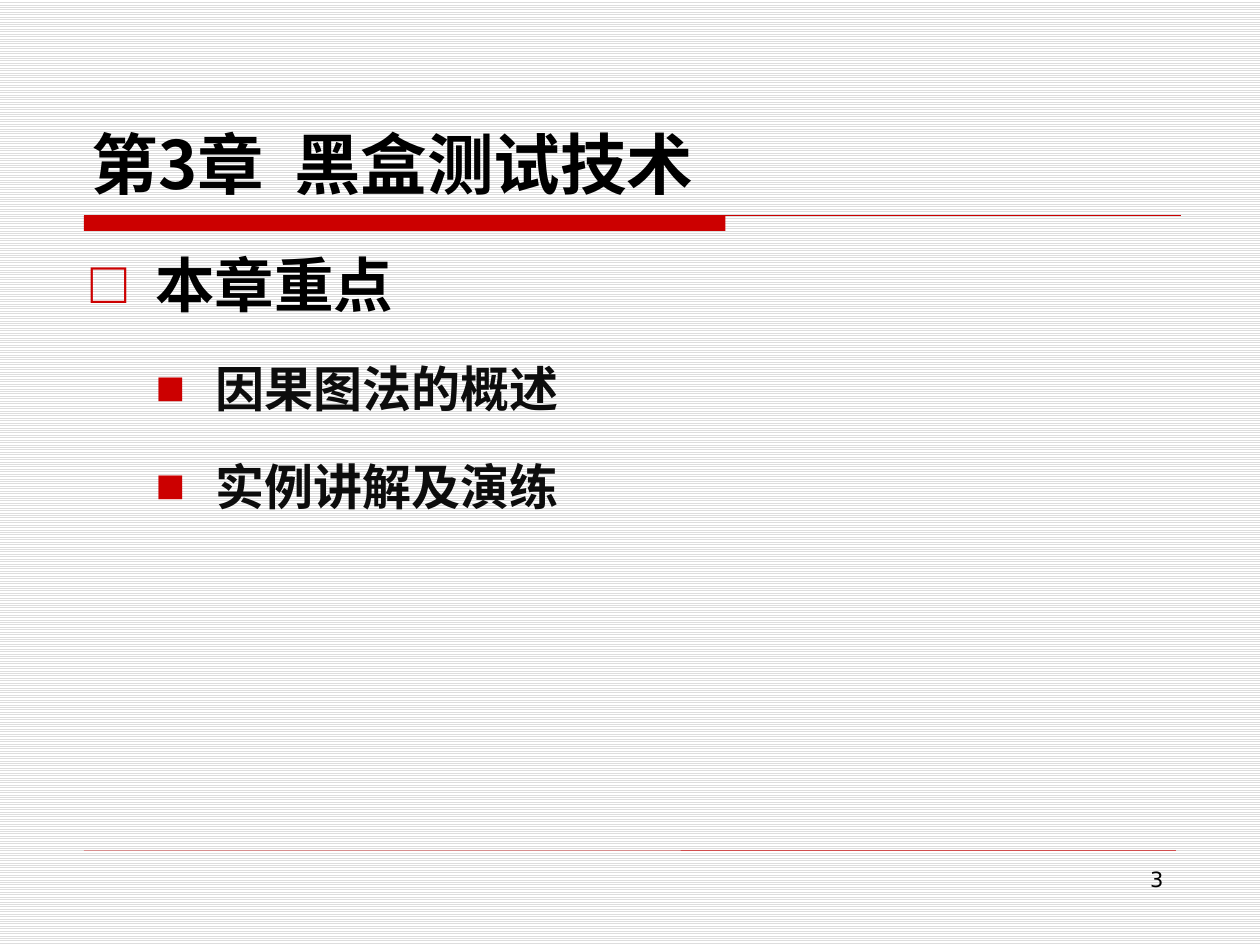
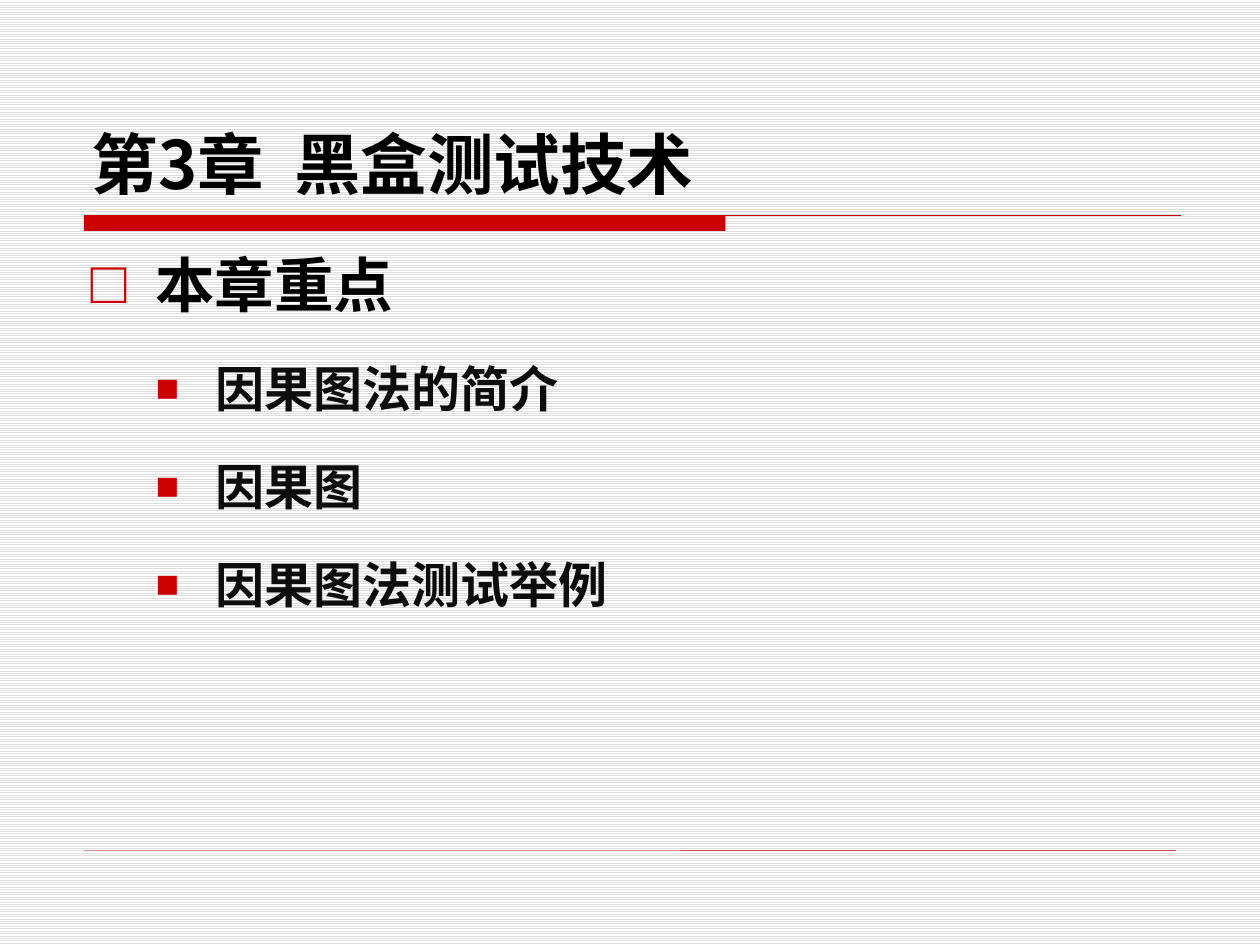
Before and after one commit to edu2act/course-foundation-software-tesing, a slide deck: slide 2 of PPT/第二部分 软件测试技术/3.8 黑盒测试技术 -因果图 .pptx (slide 3 before the commit). Drawn at 1260x945 pixels with LibreOffice and Linux fonts; fonts in the diff are those of the drawing. Boxes give left, top, right and bottom in pixels: in the first picture for what was removed or moved away, otherwise in the second. Text is boxed around its words. In the diff, an @@ line names an element or a change of style, - is before the commit and + after.

Commit message:
黑盒测试总结

```diff
--- a/PPT/第二部分 软件测试技术/3.8 黑盒测试技术 -因果图 .pptx
+++ b/PPT/第二部分 软件测试技术/3.8 黑盒测试技术 -因果图 .pptx
@@ text at bbox=[216, 365, 607, 608]: text changed @@
-  ■ 因果图法的概述
-  ■ 实例讲解及演练
+  ■ 因果图法的简介
+  ■ 因果图
+  ■ 因果图法测试举例
@@ page number removed at bbox=[1150, 871, 1163, 888] @@
-3
```
Also in this commit, not shown: 9 other slides changed, 13 slides added, 12 slides removed, 7 other files.
